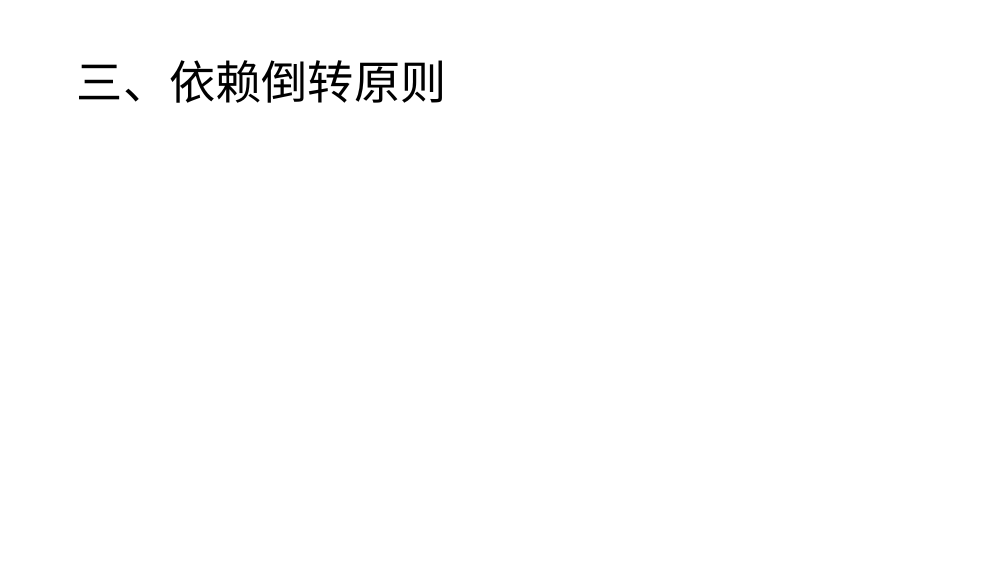
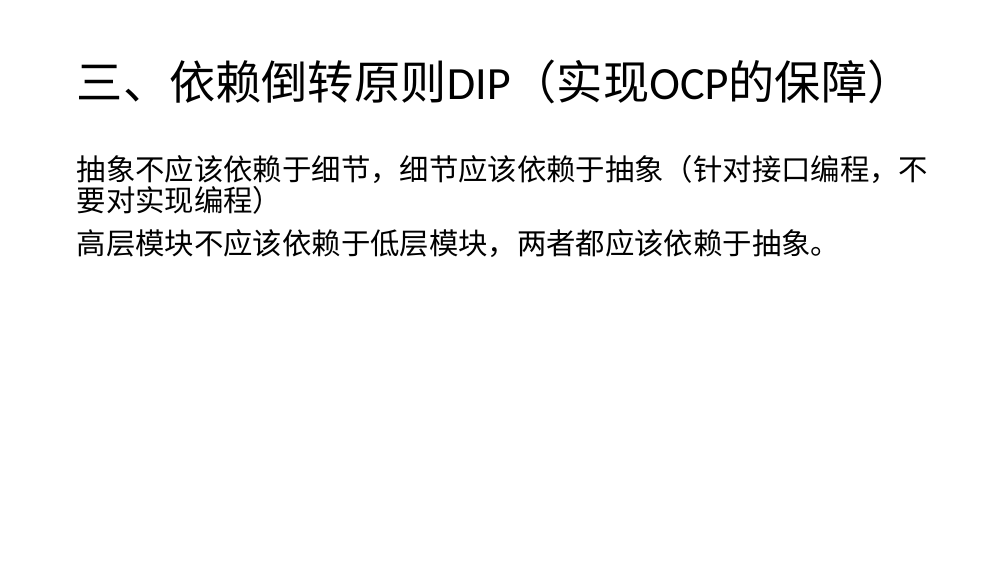
Before and after one commit to tdxhhw66/JavaCodeAcc, a slide deck: slide 5 of 设计模式2.pptx. Drawn at 1008x567 pixels with LibreOffice and Linux fonts; fonts in the diff are those of the drawing. Boxes give left, top, right and bottom in pixels: in the first picture for what was removed or moved away, otherwise in the second. Text is boxed around its words. In the diff, an @@ line names an element or a change of style, - is before the commit and + after.

```diff
--- a/设计模式2.pptx
+++ b/设计模式2.pptx
@@ title at bbox=[77, 59, 914, 104]: text changed @@
-三、依赖倒转原则
+三、依赖倒转原则DIP（实现OCP的保障）
@@ text added at bbox=[77, 155, 928, 257], 28 pt, text #000000 @@
+抽象不应该依赖于细节，细节应该依赖于抽象（针对接口编程，不要对实现编程）
+高层模块不应该依赖于低层模块，两者都应该依赖于抽象。
```
Also in this commit, not shown: 5 other slides changed, 2 slides added, 14 other files.
